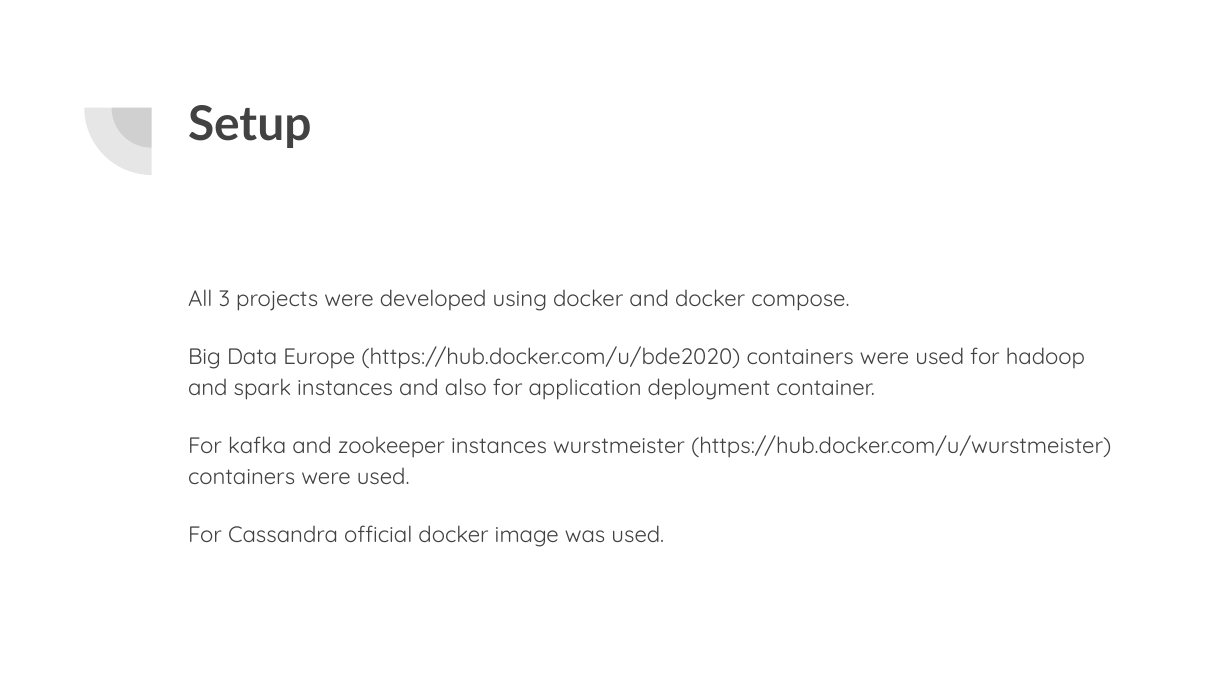
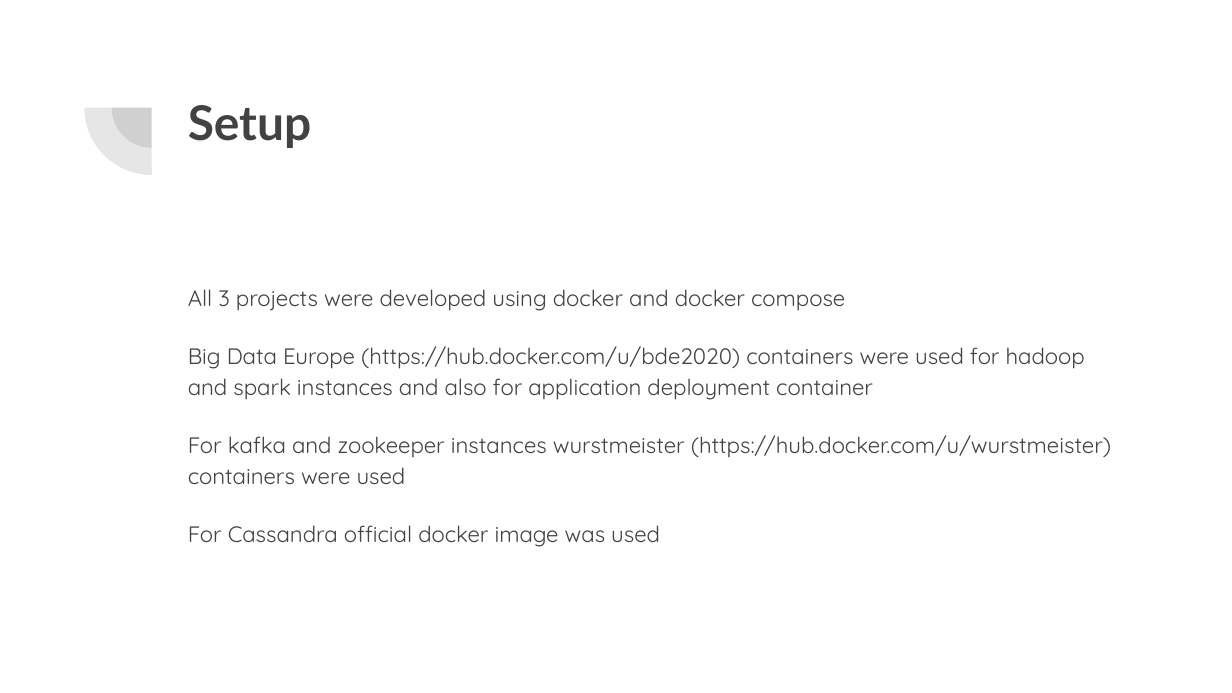
Before and after one commit to Rista5/BigData, a slide deck: slide 2 of Big Data projects.pptx. Drawn at 1232x693 pixels with LibreOffice and Linux fonts; fonts in the diff are those of the drawing. Boxes give left, top, right and bottom in pixels: in the first picture for what was removed or moved away, otherwise in the second. Text is boxed around its words. In the diff, an @@ line names an element or a change of style, - is before the commit and + after.

```diff
--- a/Big Data projects.pptx
+++ b/Big Data projects.pptx
@@ text at (188, 289, 1111, 547): text changed @@
-All 3 projects were developed using docker and docker compose.
-Big Data Europe (https://hub.docker.com/u/bde2020) containers were used for hadoop and spark instances and also for application deployment container.
-For kafka and zookeeper instances wurstmeister (https://hub.docker.com/u/wurstmeister) containers were used.
-For Cassandra official docker image was used.
+All 3 projects were developed using docker and docker compose
+Big Data Europe (https://hub.docker.com/u/bde2020) containers were used for hadoop and spark instances and also for application deployment container
+For kafka and zookeeper instances wurstmeister (https://hub.docker.com/u/wurstmeister) containers were used
+For Cassandra official docker image was used
```
Also in this commit, not shown: 2 other slides changed, 1 other file.
